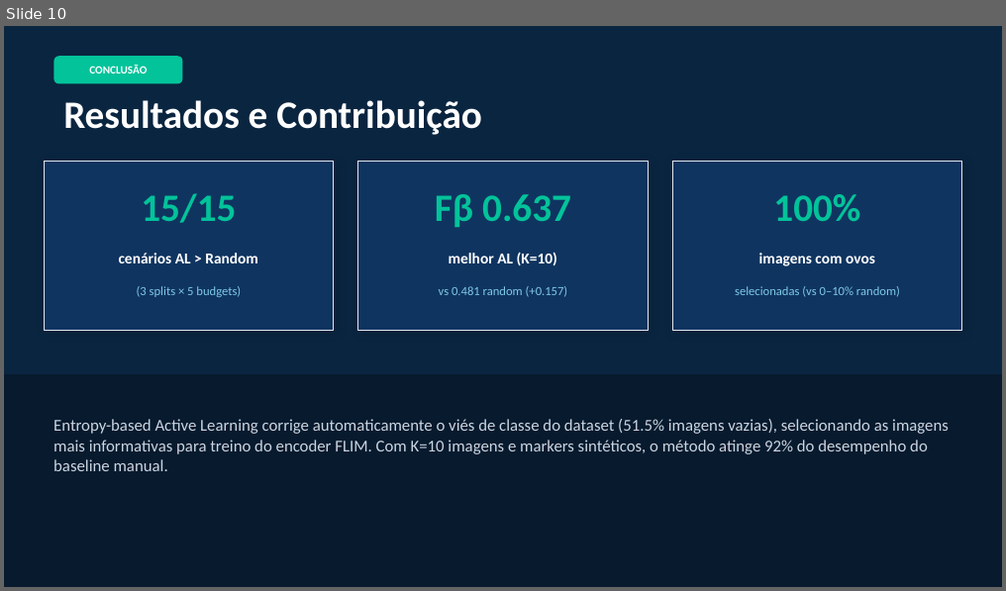
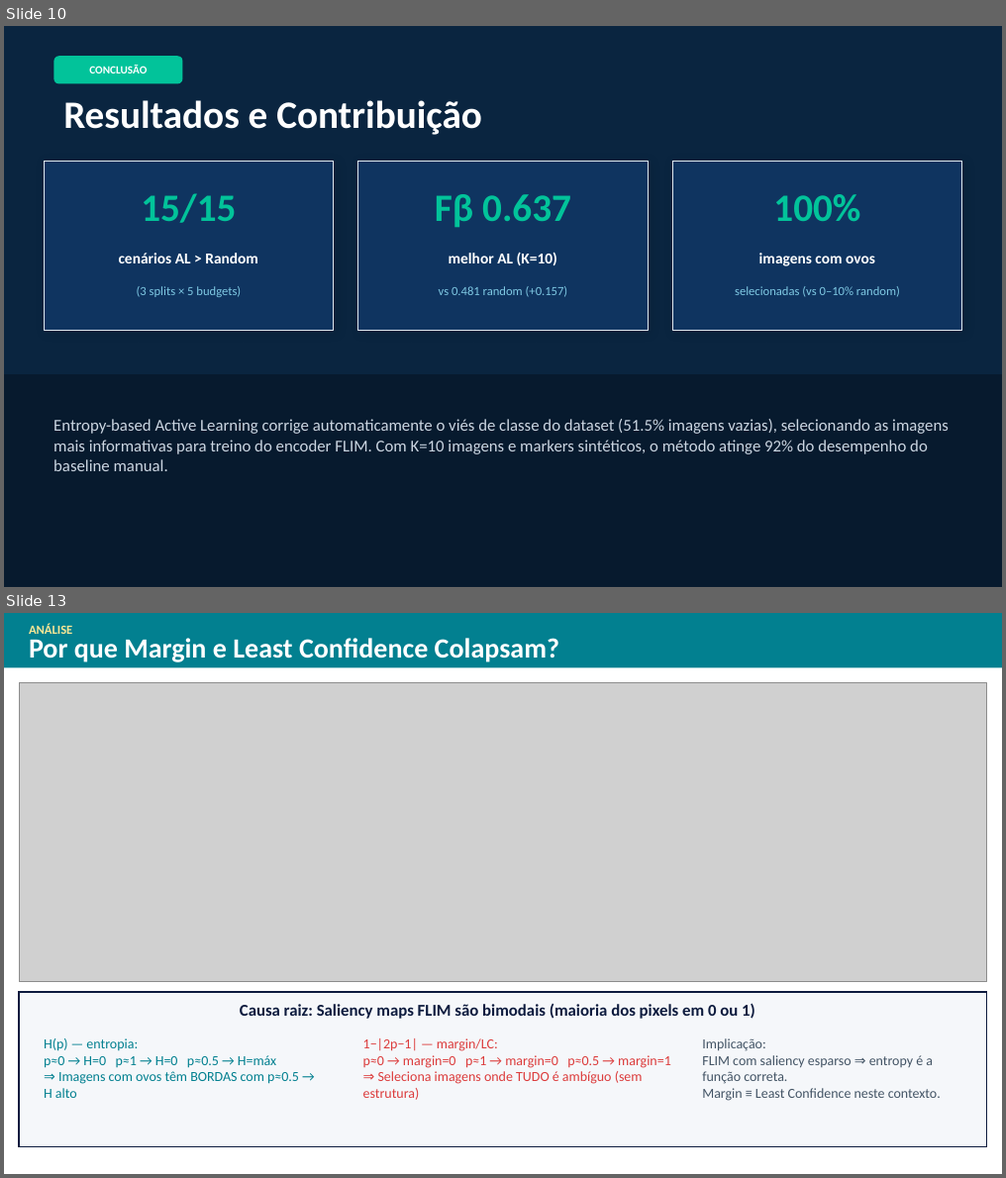
Before and after one commit to DanielGaletti/flim-python-demo, a slide deck: FLIM_AL_Apresentacao.pptx. Shown one above the other, each under a label of ours: slide 10 before the commit, slides 10 and 13 after it; the slides between them are not shown. The pictures are 1006x591 and 1006x1178 pixels, drawn with LibreOffice and Linux fonts; fonts in the diff are those of the drawing; grey boxes stand for pictures. Boxes give left, top, right and bottom in pixels: in the first picture for what was removed or moved away, otherwise in the second. Text is boxed around its words. In the diff, an @@ line names an element or a change of style, - is before the commit and + after.

```diff
--- a/FLIM_AL_Apresentacao.pptx
+++ b/FLIM_AL_Apresentacao.pptx
@@ slide 13 added at (x1=4, y1=613, x2=1002, y2=1174), background #FFFFFF @@
@@ rectangle added at (x1=4, y1=613, x2=1002, y2=667), fill #028090 @@
@@ text added at (x1=29, y1=624, x2=72, y2=634), 9 pt, text #F9E795, bold @@
+ANÁLISE
@@ text added at (x1=29, y1=638, x2=559, y2=663), 20 pt, text #FFFFFF, bold @@
+Por que Margin e Least Confidence Colapsam?
@@ picture added at (x1=19, y1=683, x2=987, y2=982) @@
@@ rectangle added at (x1=19, y1=992, x2=987, y2=1147), fill #F5F7FA, outline #0D1B3E 1 pt @@
@@ text added at (x1=240, y1=1003, x2=755, y2=1019), 12 pt, text #0D1B3E, bold @@
+Causa raiz: Saliency maps FLIM são bimodais (maioria dos pixels em 0 ou 1)
@@ text added at (x1=44, y1=1039, x2=299, y2=1098), 10 pt, text #028090 @@
+H(p) — entropia:
+p≈0 → H=0 p≈1 → H=0 p≈0.5 → H=máx
+⇒ Imagens com ovos têm BORDAS com p≈0.5 → H alto
@@ text added at (x1=363, y1=1039, x2=671, y2=1100), 10 pt, text #DC3C3C @@
+1−|2p−1| — margin/LC:
+p≈0 → margin=0 p≈1 → margin=0 p≈0.5 → margin=1
+⇒ Seleciona imagens onde TUDO é ambíguo (sem estrutura)
@@ text added at (x1=702, y1=1039, x2=941, y2=1101), 10 pt, text #445566 @@
+Implicação:
+FLIM com saliency esparso ⇒ entropy é a função correta.
+Margin ≡ Least Confidence neste contexto.
```
Also in this commit, not shown: 2 slides changed, 6 other slides added, 6 other files.
